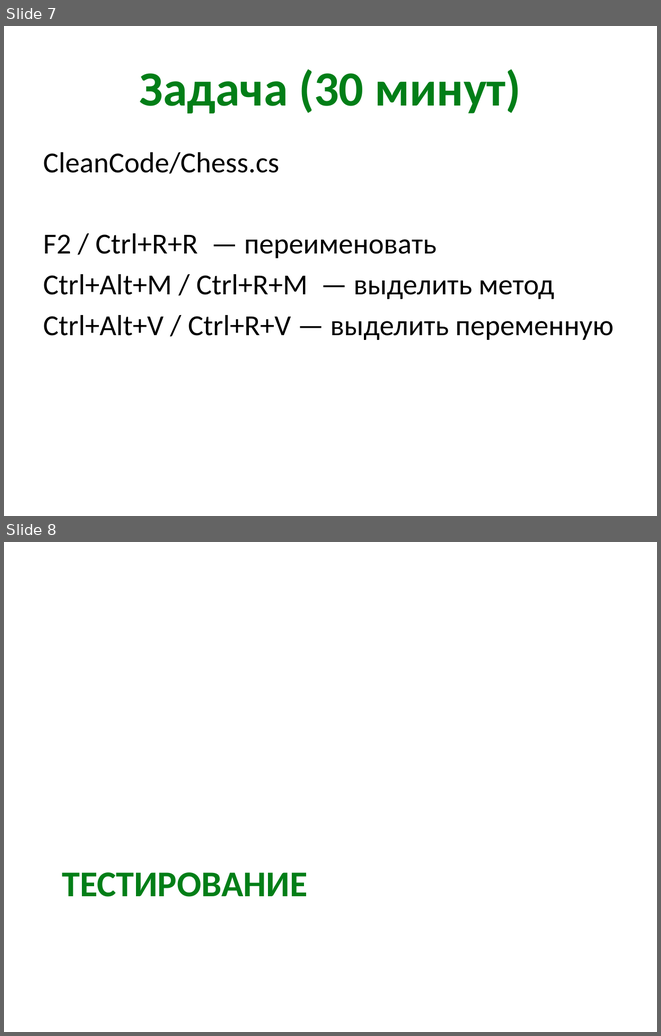
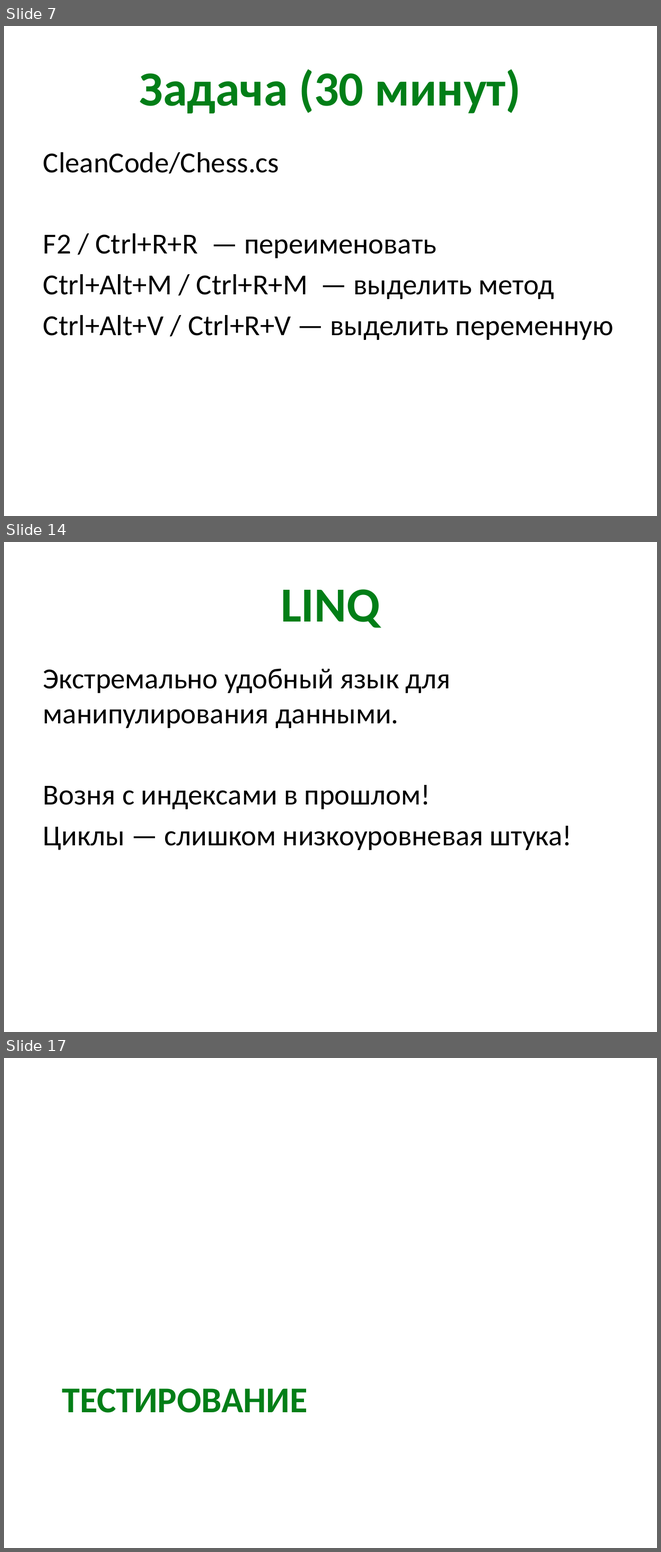
Before and after one commit to kontur-kampus-2015i/kontur-kampus, a slide deck: 1-CodeQuality/quality-slides.pptx. Shown one above the other, each under a label of ours: slides 7 and 8 before the commit, slides 7, 14 and 17 after it; the slides between them are not shown. The pictures are 661x1036 and 661x1552 pixels, drawn with LibreOffice and Linux fonts; fonts in the diff are those of the drawing. Boxes give left, top, right and bottom in pixels: in the first picture for what was removed or moved away, otherwise in the second. Text is boxed around its words. In the diff, an @@ line names an element or a change of style, - is before the commit and + after.

Commit message:
+ Linq in 1-CodeQuality slides

```diff
--- a/1-CodeQuality/quality-slides.pptx
+++ b/1-CodeQuality/quality-slides.pptx
@@ slide 14 added at box(4, 542, 657, 1032), background #FFFFFF @@
@@ title added at box(281, 589, 380, 628), 54 pt, text #027E17, bold @@
+LINQ
@@ text added at box(43, 668, 572, 850), 32 pt, text #000000 @@
+Экстремально удобный язык для манипулирования данными.
+Возня с индексами в прошлом!
+Циклы — слишком низкоуровневая штука!
@@ what was slide 8 is now slide 17 @@
```
Also in this commit, not shown: 8 other slides added.
